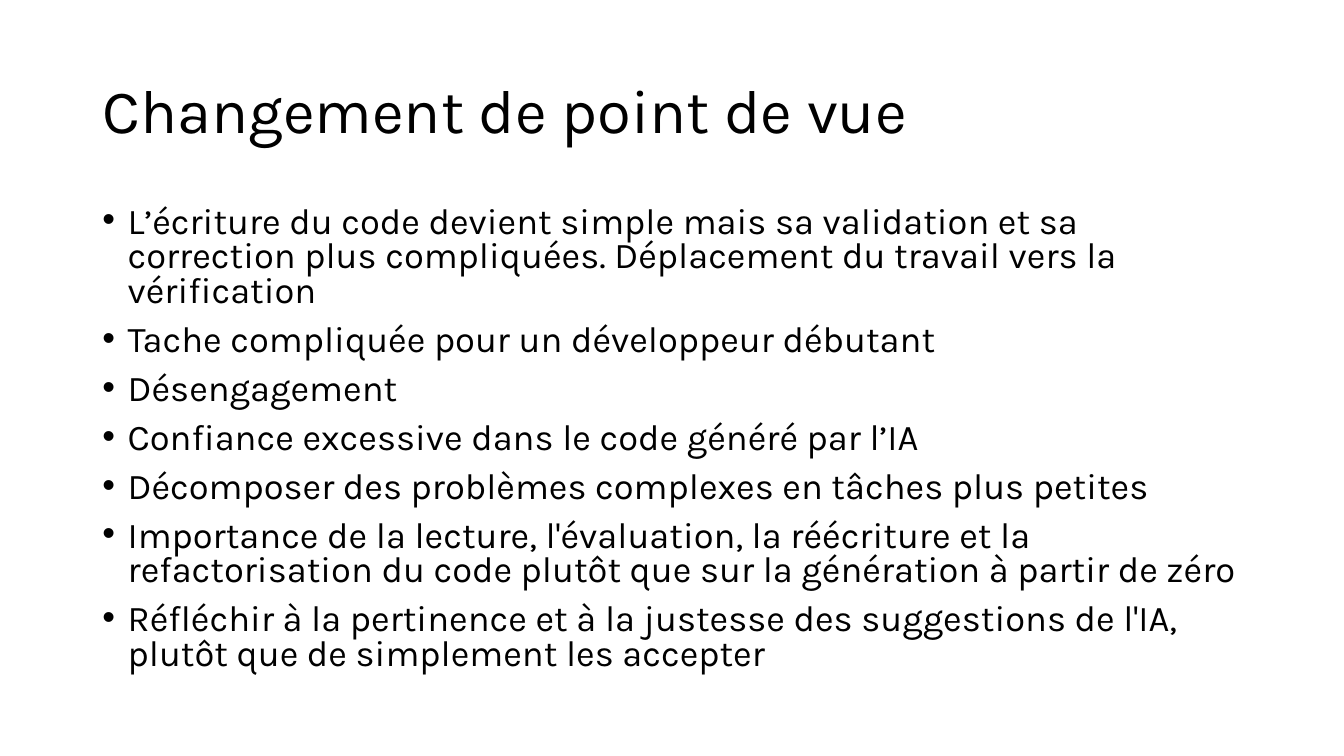
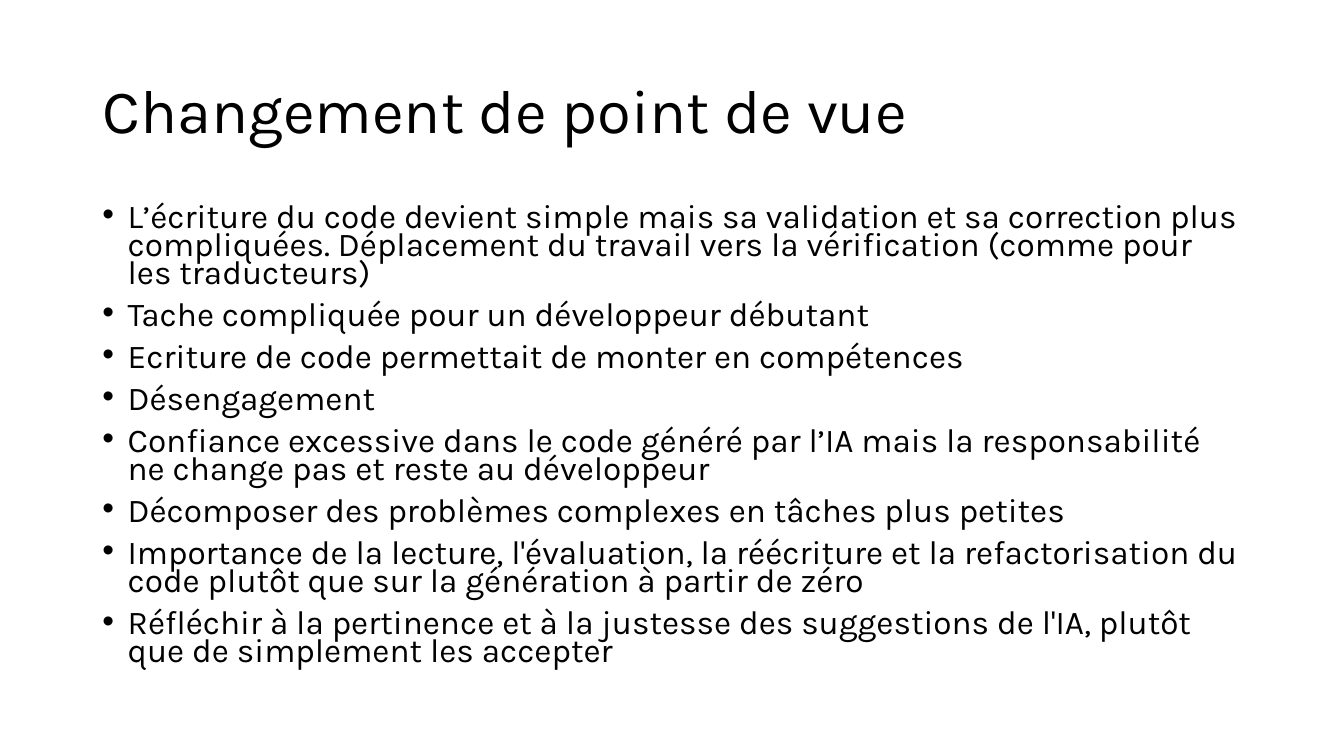
Before and after one commit to Pierre-Loic/prez-Pyconfr-2025, a slide deck: slide 2 of Prez Pyconfr.pptx. Drawn at 1344x756 pixels with LibreOffice and Linux fonts; fonts in the diff are those of the drawing. Boxes give left, top, right and bottom in pixels: in the first picture for what was removed or moved away, otherwise in the second. Text is boxed around its words. In the diff, an @@ line names an element or a change of style, - is before the commit and + after.

```diff
--- a/Prez Pyconfr.pptx
+++ b/Prez Pyconfr.pptx
@@ text at (128,202,1236,288): text changed; size 25.9 to 23.8 pt @@
-• L’écriture du code devient simple mais sa validation et sa correction plus compliquées. Déplacement du travail vers la vérification
+• L’écriture du code devient simple mais sa validation et sa correction plus compliquées. Déplacement du travail vers la vérification (comme pour les traducteurs)
@@ text at (128,300,1237,670): size 25.9 to 23.8 pt in "Tache compliquée pour un développeur débutant", "Désengagement", "Décomposer des problèmes complexes en tâches plus ...", "Importance de la lecture, l'évaluation, la réécriture ..." and 1 more places; line spacing 0.8 to 0.7 @@
@@ text at (128,342,963,376): paragraph added @@
+• Ecriture de code permettait de monter en compétences
@@ text at (128,426,1201,488): text changed; size 25.9 to 23.8 pt @@
-• Confiance excessive dans le code généré par l’IA
+• Confiance excessive dans le code généré par l’IA mais la responsabilité ne change pas et reste au développeur
```
Also in this commit, not shown: 1 other slide changed, 2 slides added, 1 slide removed.
